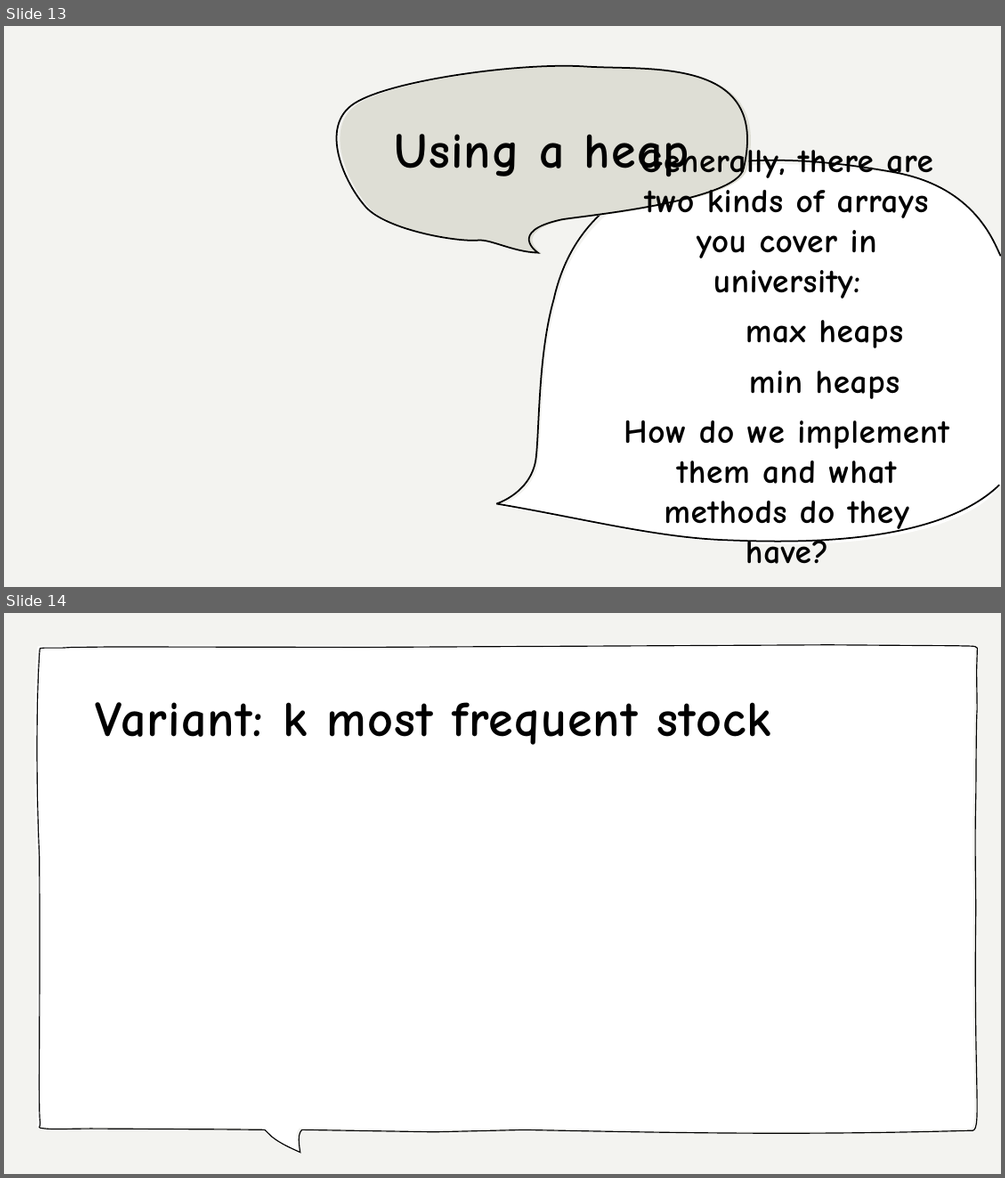
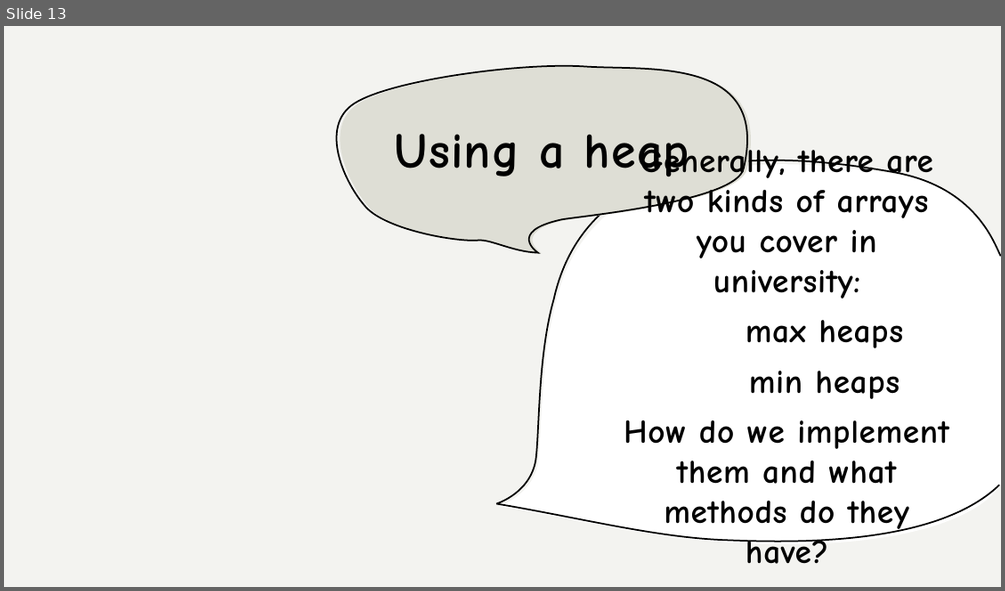
Before and after one commit to ArielAvshalom/cuny-ttp-algo-summer-2022-seminar, a slide deck: Presentations/The K-Frequent Pattern.pptx. Shown one above the other, each under a label of ours: slides 13 and 14 before the commit, slide 13 after it. The pictures are 1005x1178 and 1005x591 pixels, drawn with LibreOffice and Linux fonts; fonts in the diff are those of the drawing; background and template pictures are left out. Boxes give left, top, right and bottom in pixels: in the first picture for what was removed or moved away, otherwise in the second. Text is boxed around its words. In the diff, an @@ line names an element or a change of style, - is before the commit and + after.

```diff
--- a/Presentations/The K-Frequent Pattern.pptx
+++ b/Presentations/The K-Frequent Pattern.pptx
@@ slide 14 removed at (4,613,1001,1174), background #F3F3F0 @@
@@ freeform shape removed at (34,643,975,1150) @@
@@ freeform shape removed at (37,645,978,1152) @@
@@ title removed at (95,702,771,745) @@
-Variant: k most frequent stock
```
